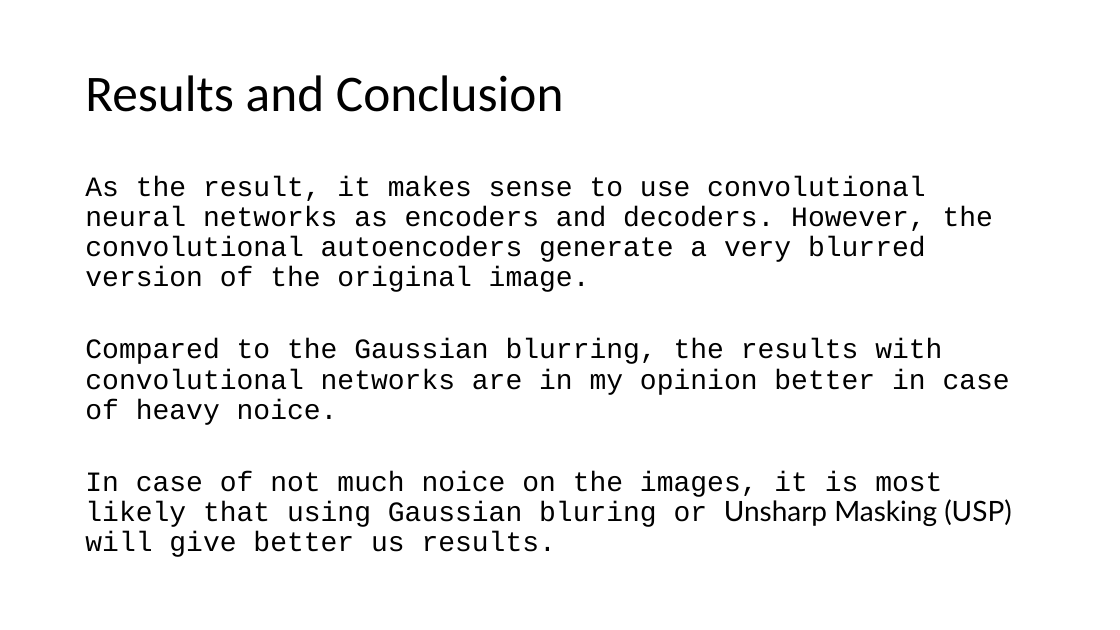
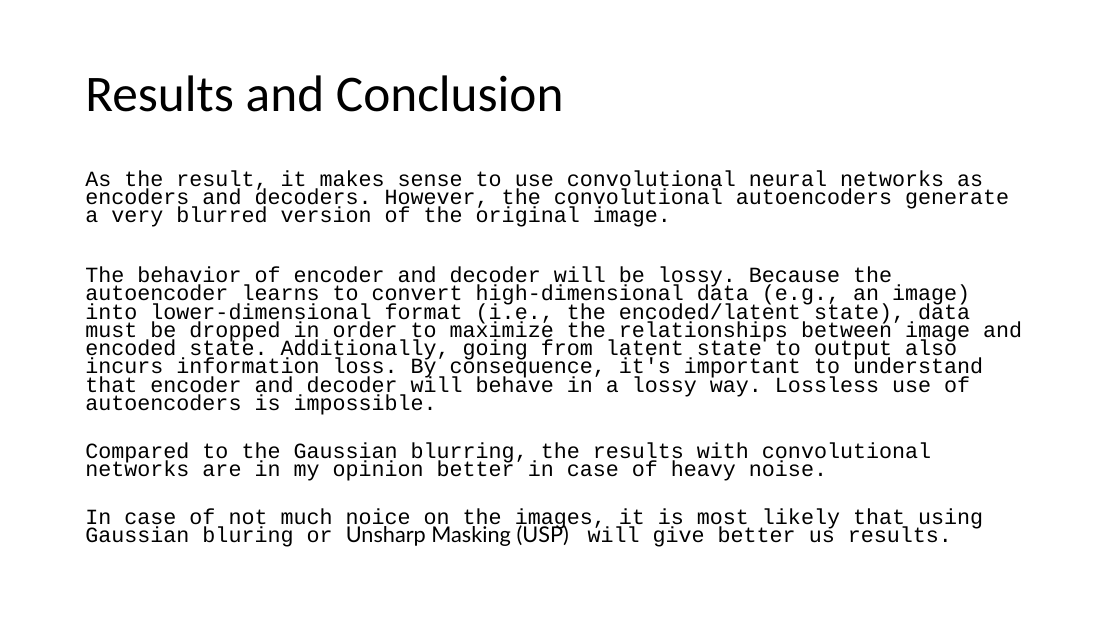
Before and after one commit to Valeriy77/cv_training, a slide deck: slide 10 of CourseProject/CourseProject.pptx. Drawn at 1120x630 pixels with LibreOffice and Linux fonts; fonts in the diff are those of the drawing. Boxes give left, top, right and bottom in pixels: in the first picture for what was removed or moved away, otherwise in the second. Text is boxed around its words. In the diff, an @@ line names an element or a change of style, - is before the commit and + after.

Commit message:
minor changes

```diff
--- a/CourseProject/CourseProject.pptx
+++ b/CourseProject/CourseProject.pptx
@@ text at <box>85,170,1009,547</box>: size 24 to 18.6 pt in "As the result, it makes sense to ...", "In case of not much noice on ..."; line spacing 0.9 to 0.7 @@
@@ text at <box>85,267,1022,481</box>: text changed; size 24 to 18.6 pt @@
-Compared to the Gaussian blurring, the results with convolutional networks are in my opinion better in case of heavy noice.
+The behavior of encoder and decoder will be lossy. Because the autoencoder learns to convert high-dimensional data (e.g., an image) into lower-dimensional format (i.e., the encoded/latent state), data must be dropped in order to maximize the relationships between image and encoded state. Additionally, going from latent state to output also incurs information loss. By consequence, it's important to understand that encoder and decoder will behave in a lossy way. Lossless use of autoencoders is impossible.
+Compared to the Gaussian blurring, the results with convolutional networks are in my opinion better in case of heavy noise.
```
Also in this commit, not shown: 1 other slide changed.
